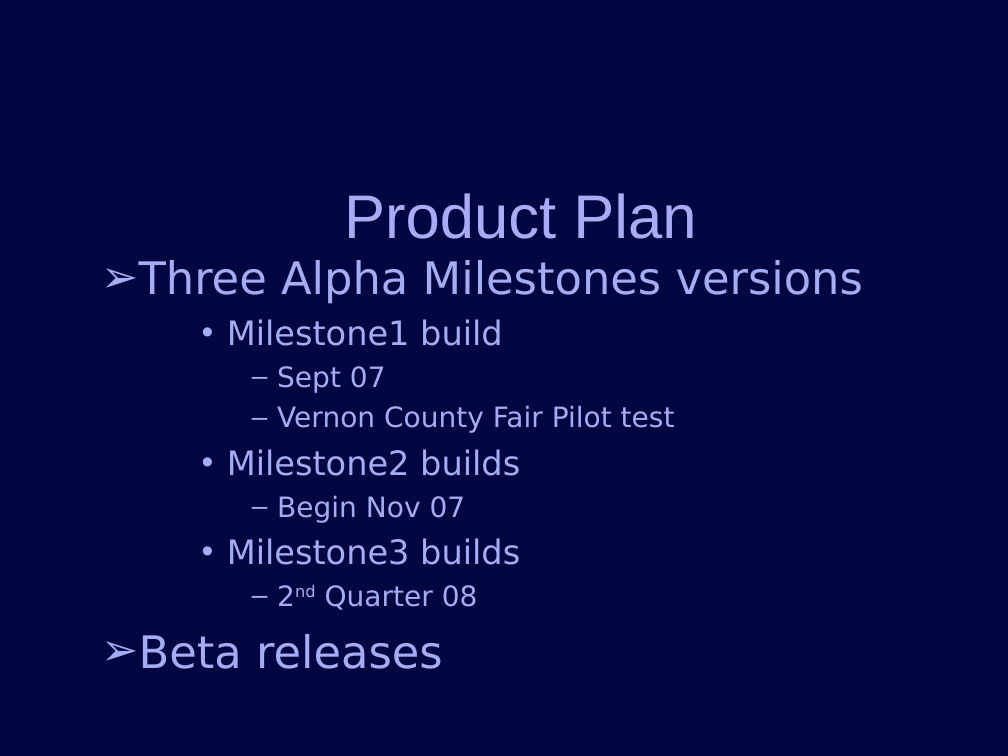
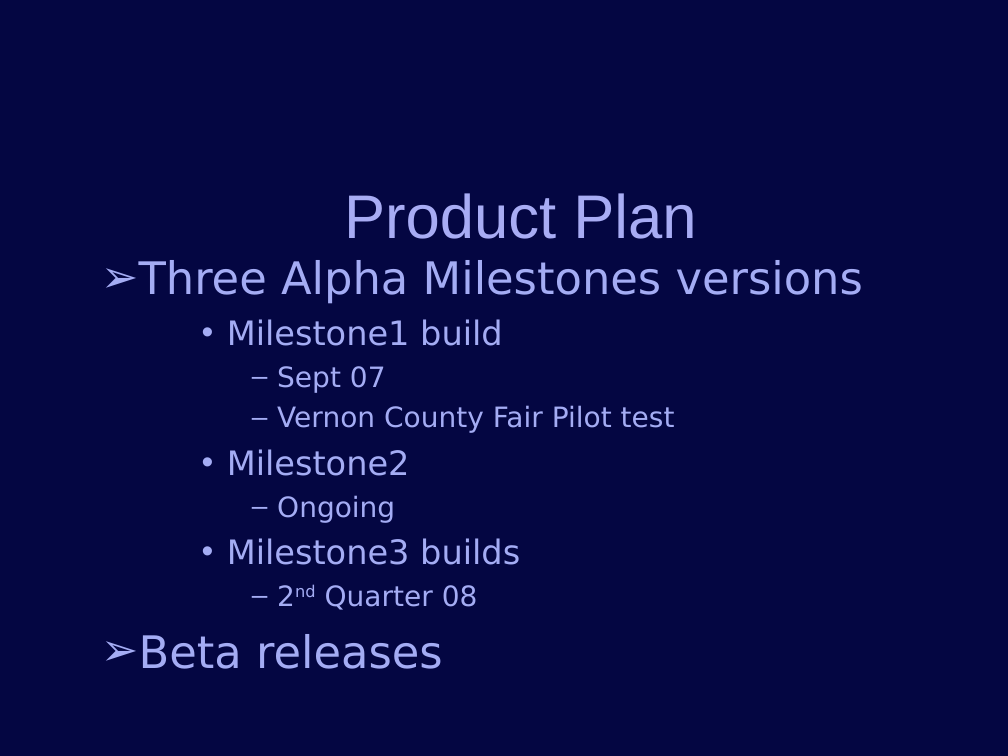
Before and after one commit to jconlon/Tracker, a slide deck: slide 8 of tracker/trunk/com.verticon.tracker.documentation/src/Tracker Introduction.odp. Drawn at 1008x756 pixels with LibreOffice and Linux fonts; fonts in the diff are those of the drawing; background and template pictures are left out. Boxes give left, top, right and bottom in pixels: in the first picture for what was removed or moved away, otherwise in the second. Text is boxed around its words. In the diff, an @@ line names an element or a change of style, - is before the commit and + after.

Commit message:
CLOSED - # 177: Build product 0.2.7 http://localhost:8000/tracker/ticket/177

```diff
--- a/tracker/trunk/com.verticon.tracker.documentation/src/Tracker Introduction.odp
+++ b/tracker/trunk/com.verticon.tracker.documentation/src/Tracker Introduction.odp
@@ text at [227,449,410,523]: text changed @@
-    • Milestone2 builds
-      – Begin Nov 07
+    • Milestone2
+      – Ongoing
```
Also in this commit, not shown: 2 other slides changed.
